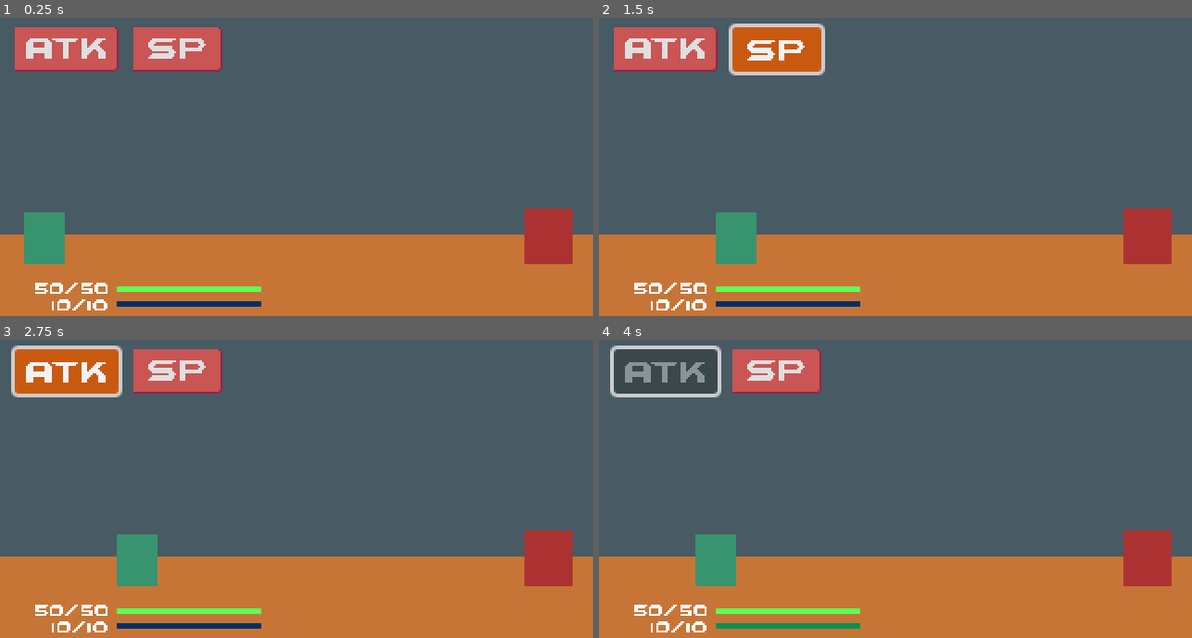
Above: before the commit, frames 1-4 (two rows, left to right).
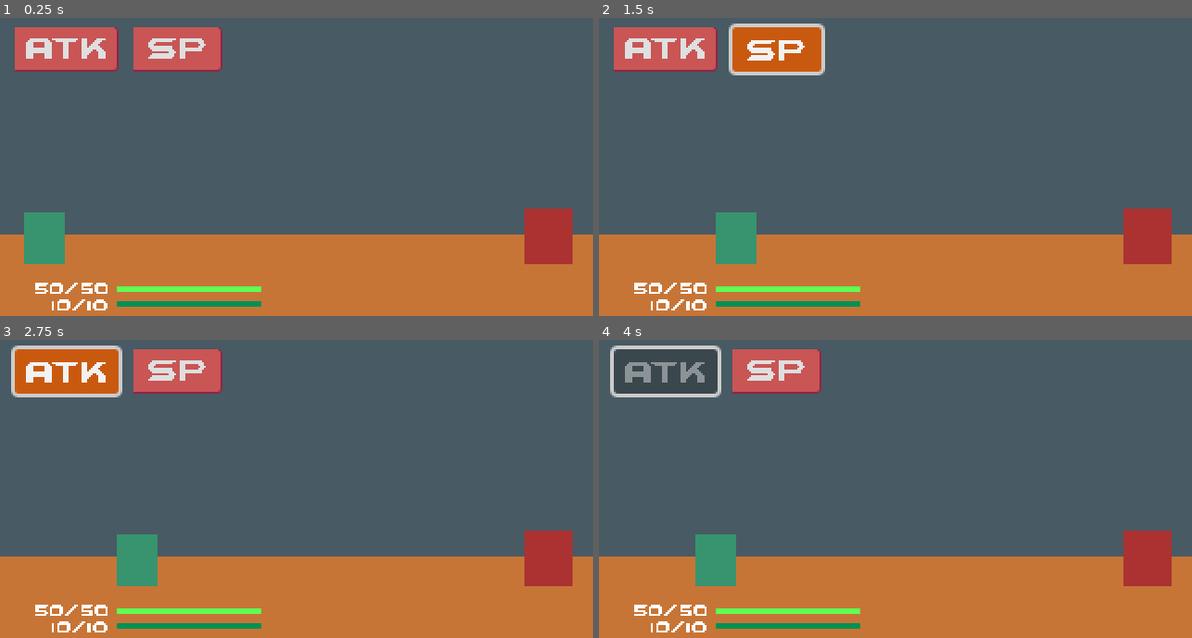
Above: after the commit, the same moments.

Repository: Endermandels/LegacysChallenge
Game: Godot game, scene res://scenes/Battle.tscn
Same seed, same stepped clock (60 frames per second), same inputs: the game is played once before the commit and once after it.
Inputs:
- Up to frame 1 (0.25 s): no input
- Up to frame 2 (1.5 s): click "ATK" at 0.5 s; click "SP" at 1.25 s
- Up to frame 3 (2.75 s): click "ATK" at 2 s
- Up to frame 4 (4 s): click "SP" at 2.75 s; click "ATK" at 3.5 s

The runs differ from the first frame. In frame 1, 0.5% of the frame differs, in the area x 19-45%, y 95-97%; in frame 2, 0.5%; in frame 3, 0.5%; in frame 4, nothing differs.

Commit message:
Add win screen scene

Diff:
--- a/prefabs/enemy.tscn
+++ b/prefabs/enemy.tscn
@@ -5,8 +5,9 @@
 [ext_resource type="Resource" uid="uid://cpsjfm1ts536l" path="res://resources/enemy_stats.tres" id="2_vgs3o"]
 [ext_resource type="PackedScene" uid="uid://bgb2aspid31ps" path="res://prefabs/enemy_attacks/enemy_basic_attack.tscn" id="4_xd76i"]
 
-[node name="Enemy" type="CharacterBody2D" node_paths=PackedStringArray("basic_attack")]
+[node name="Enemy" type="CharacterBody2D" node_paths=PackedStringArray("sprite", "basic_attack")]
 script = ExtResource("1_xgl3o")
+sprite = NodePath("Sprite2D")
 basic_attack = NodePath("EnemyBasicAttack")
 stats = ExtResource("2_vgs3o")
 
--- a/project.godot
+++ b/project.godot
@@ -11,7 +11,7 @@
 [application]
 
 config/name="Legacy's Challenge"
-run/main_scene="res://scenes/Battle.tscn"
+run/main_scene="res://scenes/battle.tscn"
 config/features=PackedStringArray("4.3", "Forward Plus")
 config/icon="res://icon.svg"
 
@@ -34,6 +34,11 @@
 "events": [Object(InputEventKey,"resource_local_to_scene":false,"resource_name":"","device":-1,"window_id":0,"alt_press …(192 unchanged characters)…
 ]
 }
+reset={
+"deadzone": 0.5,
+"events": [Object(InputEventKey,"resource_local_to_scene":false,"resource_name":"","device":-1,"window_id":0,"alt_pressed":false,"shift_pressed":false,"ctrl_pressed":false,"meta_pressed":false,"pressed":false,"keycode":0,"physical_keycode":82,"key_label":0,"unicode":114,"location":0,"echo":false,"script":null)
+]
+}
 
 [rendering]
 
--- a/resources/enemy_stats.tres
+++ b/resources/enemy_stats.tres
@@ -9,3 +9,9 @@
 atk = 20
 def = 3
 spd = 7
+max_mp = 10
+min_dmg_received = 5
+ok_mp_gain = 1
+good_mp_gain = 2
+great_mp_gain = 4
+excellent_mp_gain = 6
--- a/resources/player_stats.tres
+++ b/resources/player_stats.tres
@@ -9,3 +9,9 @@
 atk = 5
 def = 5
 spd = 10
+max_mp = 10
+min_dmg_received = 5
+ok_mp_gain = 1
+good_mp_gain = 2
+great_mp_gain = 4
+excellent_mp_gain = 6
--- /dev/null
+++ b/scenes/win.tscn
@@ -0,0 +1,34 @@
+[gd_scene load_steps=3 format=3 uid="uid://b1epktvamknd"]
+
+[ext_resource type="Script" path="res://scripts/scenes/win.gd" id="1_ekcub"]
+[ext_resource type="AudioStream" uid="uid://cppse5bl14net" path="res://assets/sfx/so-happy-with-my-8-bit-game-301275.mp3" id="2_o1sl2"]
+
+[node name="Win" type="Node"]
+script = ExtResource("1_ekcub")
+
+[node name="ColorRect" type="ColorRect" parent="."]
+offset_right = 324.0
+offset_bottom = 189.0
+color = Color(0.96, 0.93456, 0.4512, 1)
+
+[node name="Panel" type="Panel" parent="."]
+offset_left = 26.0
+offset_top = 13.0
+offset_right = 288.0
+offset_bottom = 162.0
+
+[node name="CenterContainer" type="CenterContainer" parent="Panel"]
+layout_mode = 0
+offset_right = 262.0
+offset_bottom = 149.0
+
+[node name="Label" type="Label" parent="Panel/CenterContainer"]
+layout_mode = 2
+theme_override_font_sizes/font_size = 30
+text = "YOU WIN"
+
+[node name="AudioStreamPlayer" type="AudioStreamPlayer" parent="."]
+stream = ExtResource("2_o1sl2")
+volume_db = -6.5
+autoplay = true
+parameters/looping = true
--- a/scripts/prefabs/battle_state.gd
+++ b/scripts/prefabs/battle_state.gd
@@ -6,12 +6,16 @@
 @export var enemy: Enemy
 
 var player_turn: bool = true
+var battle_over: bool = false
 
 func _ready() -> void:
 	player.turn_ended.connect(_on_turn_ended)
 	enemy.turn_ended.connect(_on_turn_ended)
+	enemy.killed.connect(_on_enemy_killed)
 
 func _on_turn_ended() -> void:
+	if battle_over:
+		return
 	if player_turn:
 		print("* Enemy turn")
 		enemy.start_turn()
@@ -19,3 +23,7 @@
 		print("* Player turn")
 		player.start_turn()
 	player_turn = not player_turn
+
+func _on_enemy_killed() -> void:
+	battle_over = true
+	get_tree().change_scene_to_file("res://scenes/win.tscn")
--- a/scripts/prefabs/enemy.gd
+++ b/scripts/prefabs/enemy.gd
@@ -4,18 +4,23 @@
 @export_group("Nodes")
 @export var player: Player ## TODO: Determine at runtime
 @export_subgroup("Internal")
+@export var sprite: Sprite2D
 @export var basic_attack: EnemyBasicAttack
 
 @export_group("Resources")
 @export var stats: Stats
 
 signal turn_ended
+signal killed
 
 func _ready() -> void:
     basic_attack.ended.connect(end_turn)
+    stats.killed.connect(_die)
+    stats.reset()
 
 func start_turn() -> void:
-    get_tree().create_timer(2).timeout.connect(basic_attack.start.bind([player]))
+    if not stats.dead():
+        get_tree().create_timer(2).timeout.connect(basic_attack.start.bind([player]))
 
 func end_turn() -> void:
     turn_ended.emit()
@@ -24,3 +29,10 @@
     stats.take_dmg(dmg)
     print("Enemy hit for %d" % stats.get_adj_dmg(dmg))
     print("Enemy HP: %d" % stats.hp)
+
+func _die() -> void:
+    var tween = get_tree().create_tween()
+    tween.tween_property(sprite, "modulate:a", 0, 0.8).finished.connect(_after_death)
+
+func _after_death() -> void:
+    get_tree().create_timer(2).timeout.connect(killed.emit)
--- a/scripts/prefabs/enemy_attacks/enemy_basic_attack.gd
+++ b/scripts/prefabs/enemy_attacks/enemy_basic_attack.gd
@@ -12,23 +12,23 @@
 ## Deal damage to player if hitbox collided,
 ## Return to original position
 func start(targets) -> void:
-    assert(len(targets) == 1, "Should be exactly one enemy")
-    target = targets[0]
+	assert(len(targets) == 1, "Should be exactly one enemy")
+	target = targets[0]
 
-    # Move forward
-    var tween := get_tree().create_tween()
-    tween.tween_property(sprite, "global_position", target.global_position + Vector2(50, 0), 1.2).finished.connect(_charge)
+	# Move forward
+	var tween := get_tree().create_tween()
+	tween.tween_property(sprite, "global_position", target.global_position + Vector2(50, 0), 1.2).finished.connect(_charge)
 
 func _charge() -> void:
-    print("* Charging swing for basic attack...")
-    get_tree().create_timer(0.8).timeout.connect(_unleash)
+	print("* Charging swing for basic attack...")
+	get_tree().create_timer(0.8).timeout.connect(_unleash)
 
 func _unleash() -> void:
-    # Reset position
-    var tween := get_tree().create_tween()
-    tween.tween_property(sprite, "position", Vector2(0, 0), 0.8).set_delay(0.2).finished.connect(ended.emit)
+	# Reset position
+	var tween := get_tree().create_tween()
+	tween.tween_property(sprite, "position", Vector2(0, 0), 0.8).set_delay(0.2).finished.connect(ended.emit)
 
-    # Deal damage
-    if not target.ducking:
-        target.get_hit(enemy.stats.atk)
-    target = null
+	# Deal damage
+	if not target.ducking:
+		target.get_hit(enemy.stats.atk)
+	target = null
--- a/scripts/prefabs/hud.gd
+++ b/scripts/prefabs/hud.gd
@@ -26,10 +26,10 @@
 
     # Stats
     hp_bar.max_value = player.stats.max_hp
-    hp_bar.value = hp_bar.max_value
+    hp_bar.value = player.stats.hp
     hp_label.text = "%s/%s" % [player.stats.hp, player.stats.max_hp]
     mp_bar.max_value = player.stats.max_mp
-    mp_bar.value = 0
+    mp_bar.value = player.stats.mp
     mp_label.text = "%s/%s" % [player.stats.mp, player.stats.max_mp]
 
 func _change_hp(amount: int) -> void:
--- a/scripts/prefabs/player.gd
+++ b/scripts/prefabs/player.gd
@@ -21,6 +21,7 @@
     hud.basic_attack_selected.connect(basic_attack.start.bind([enemy] as Array[Enemy]))
     basic_attack.ended.connect(end_turn)
     basic_attack.enemy_hit.connect(hit_enemy)
+    stats.reset()
 
 func _process(_delta: float) -> void:
     if not ducking and not battle_state.player_turn and Input.is_action_just_pressed("btn1"):
--- a/scripts/resources/stats.gd
+++ b/scripts/resources/stats.gd
@@ -19,14 +19,25 @@
 
 signal hp_changed(amount: int)
 signal mp_changed(amount: int)
+signal killed
 
-func get_adj_dmg(dmg: int):
-    return clampi(dmg - def, min_dmg_received, dmg)
+func reset() -> void:
+    hp = max_hp
+    mp = max_mp
 
-func take_dmg(amount: int):
+func dead() -> bool:
+    return hp < 1
+
+func get_adj_dmg(dmg: int) -> int:
+    var adj_dmg = dmg - def
+    if adj_dmg < min_dmg_received:
+        adj_dmg = min_dmg_received
+    return adj_dmg
+
+func take_dmg(amount: int) -> void:
     set_hp(hp - get_adj_dmg(amount))
 
-func increase_mp(category: String):
+func increase_mp(category: String) -> void:
     if category == "OK":
         set_mp(mp + ok_mp_gain)
     elif category == "GOOD":
@@ -38,12 +49,14 @@
     else:
         print("!!! Unknown category: %s" % category)
 
-func set_hp(new_hp: int):
+func set_hp(new_hp: int) -> void:
     var og_hp = hp
     hp = clampi(new_hp, 0, max_hp)
+    if hp < 1:
+        killed.emit()
     hp_changed.emit(hp - og_hp)
 
-func set_mp(new_mp: int):
+func set_mp(new_mp: int) -> void:
     var og_mp = mp
     mp = clampi(new_mp, 0, max_mp)
     mp_changed.emit(mp - og_mp)
--- /dev/null
+++ b/scripts/scenes/win.gd
@@ -0,0 +1,9 @@
+extends Node
+class_name WinScene
+
+func _unhandled_key_input(event: InputEvent) -> void:
+    if event.is_action_pressed("ui_cancel"):
+        # get_tree().change_scene_to_file("res://scenes/main_menu.tscn")
+        get_tree().quit()
+    elif event.is_action_pressed("reset"):
+        get_tree().change_scene_to_file("res://scenes/battle.tscn")
Not shown, added: assets/sfx/so-happy-with-my-8-bit-game-301275.mp3.import
Not shown: 1 places in prefabs/battle_state.tscn that only renumber resources
Not shown: 1 places in scenes/Battle.tscn that only renumber resources
Not shown, changed: CREDITS.md
Not shown, changed: TODO.md
Not shown, added: assets/sfx/so-happy-with-my-8-bit-game-301275.mp3
